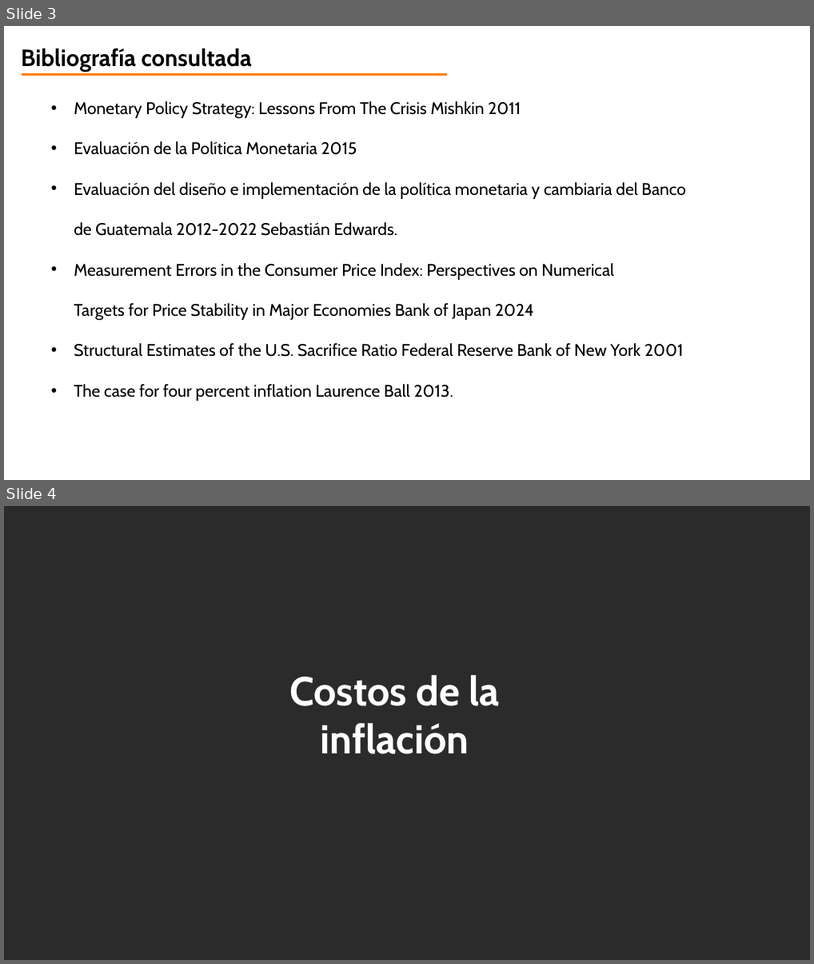
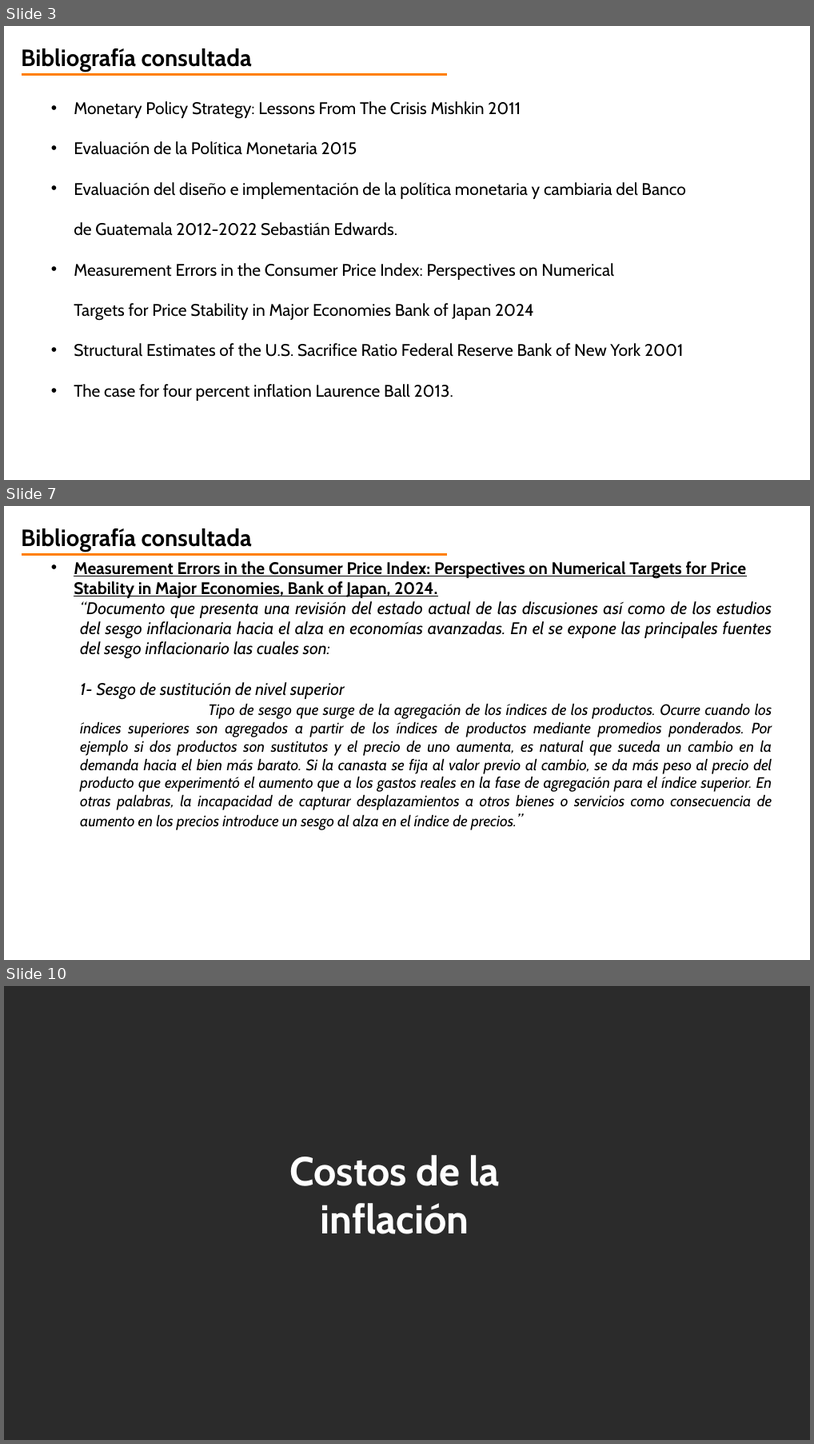
Before and after one commit to jorgeorenos/VAR_estimation, a slide deck: doc/aspectos conceptuales.pptx. Shown one above the other, each under a label of ours: slides 3 and 4 before the commit, slides 3, 7 and 10 after it; the slides between them are not shown. The pictures are 814x964 and 814x1444 pixels, drawn with LibreOffice and Linux fonts; fonts in the diff are those of the drawing; background and template pictures are left out; a plain dark background stands for a picture behind light text. Boxes give left, top, right and bottom in pixels: in the first picture for what was removed or moved away, otherwise in the second. Text is boxed around its words. In the diff, an @@ line names an element or a change of style, - is before the commit and + after.

Commit message:
Coeficiente de sacrificio con crecimiento del producto

```diff
--- a/doc/aspectos conceptuales.pptx
+++ b/doc/aspectos conceptuales.pptx
@@ slide 7 added at [4, 506, 810, 960], background picture (left out) @@
@@ text added at [21, 528, 252, 552], 28 pt, text #000000, bold @@
+Bibliografía consultada
@@ line added from (22, 554) to (447, 554), #FF7F00 3 pt @@
@@ text added at [74, 561, 773, 830], 18 pt, text #000000, italic @@
+  • Measurement Errors in the Consumer Price Index: Perspectives on Numerical Targets for Price Stability in Major Economies, Bank of Japan, 2024.
+  “Documento que presenta una revisión del estado actual de las discusiones así como de los estudios del sesgo inflacionaria hacia el alza en economías avanzadas. En el se expone las principales fuentes del sesgo inflacionario las cuales son:
+  1- Sesgo de sustitución de nivel superior
+  Tipo de sesgo que surge de la agregación de los índices de los productos. Ocurre cuando los índices superiores son agregados a partir de los índices de productos mediante promedios ponderados. Por ejemplo si dos productos son sustitutos y el precio de uno aumenta, es natural que suceda un cambio en la demanda hacia el bien más barato. Si la canasta se fija al valor previo al cambio, se da más peso al precio del producto que experimentó el aumento que a los gastos reales en la fase de agregación para el índice superior. En otras palabras, la incapacidad de capturar desplazamientos a otros bienes o servicios como consecuencia de aumento en los precios introduce un sesgo al alza en el índice de precios.”
@@ what was slide 4 is now slide 10 @@
```
Also in this commit, not shown: 3 slides changed, 8 other slides added, 1 slide removed, 8 other files.
